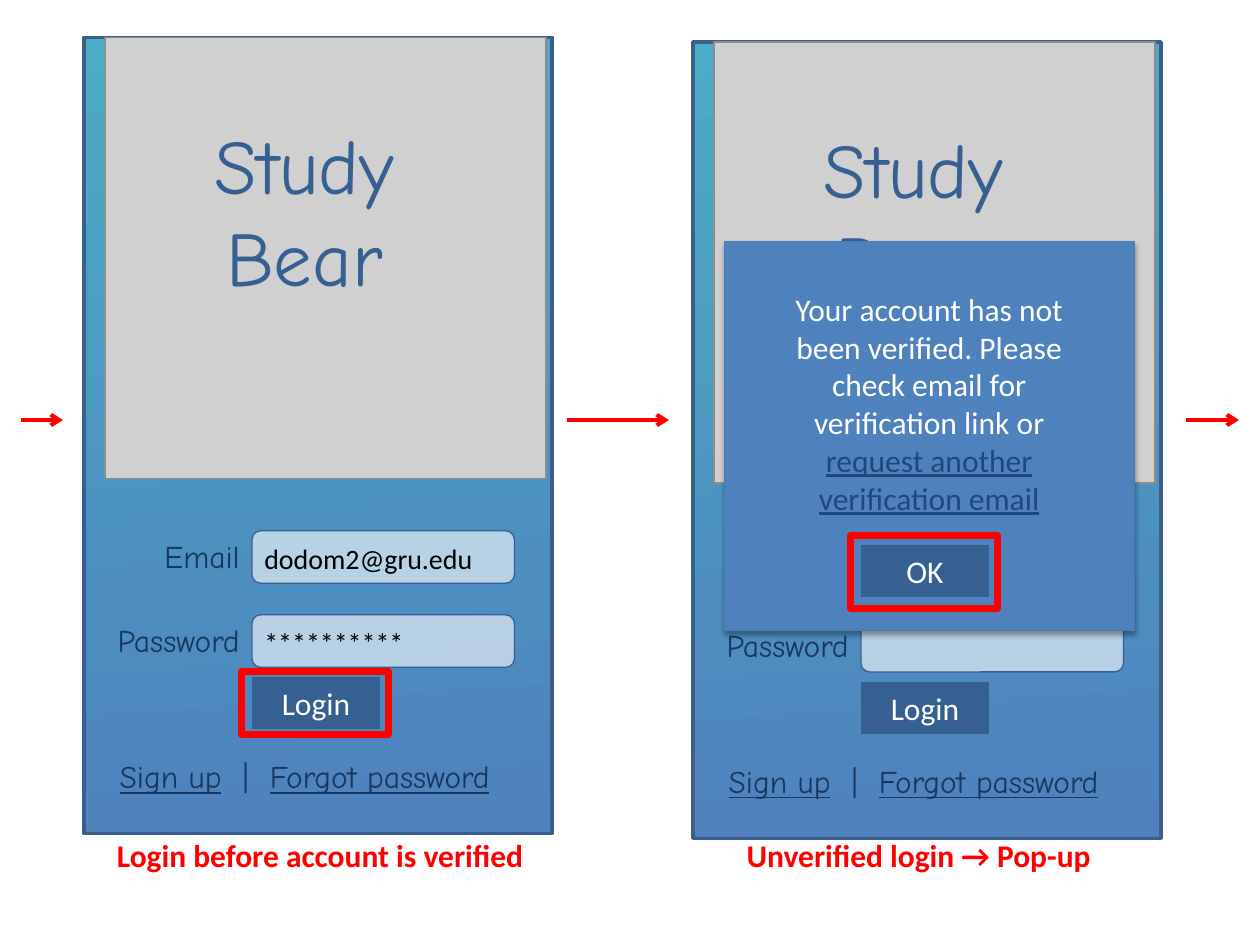
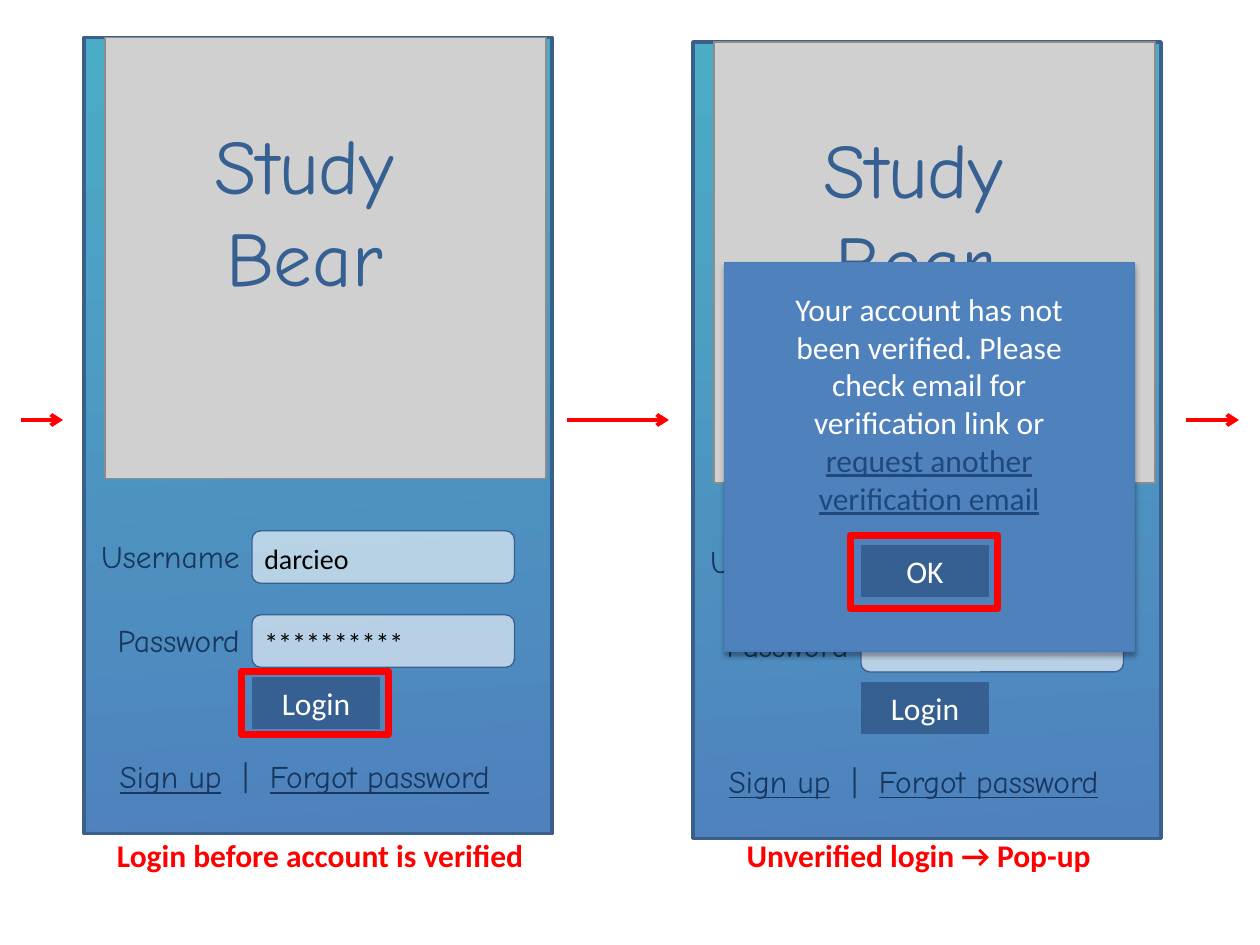
Before and after one commit to Cjreynol-zz/Study-Bear, a slide deck: slide 4 of docs/mock-ups/Mock-ups.pptx. Drawn at 1260x945 pixels with LibreOffice and Linux fonts; fonts in the diff are those of the drawing; grey boxes stand for pictures. Boxes give left, top, right and bottom in pixels: in the first picture for what was removed or moved away, otherwise in the second. Text is boxed around its words. In the diff, an @@ line names an element or a change of style, - is before the commit and + after.

```diff
--- a/docs/mock-ups/Mock-ups.pptx
+++ b/docs/mock-ups/Mock-ups.pptx
@@ rectangle: place and size @@
-rectangle at [724,242,1134,630]
+rectangle at [724,262,1134,650]
@@ text at [101,547,240,568]: text changed @@
-Email
+Username
@@ text at [264,549,348,569]: text changed @@
-dodom2@gru.edu
+darcieo
@@ text at [710,546,849,584]: text changed @@
-Email
+Username
```
Also in this commit, not shown: 11 other slides changed.
